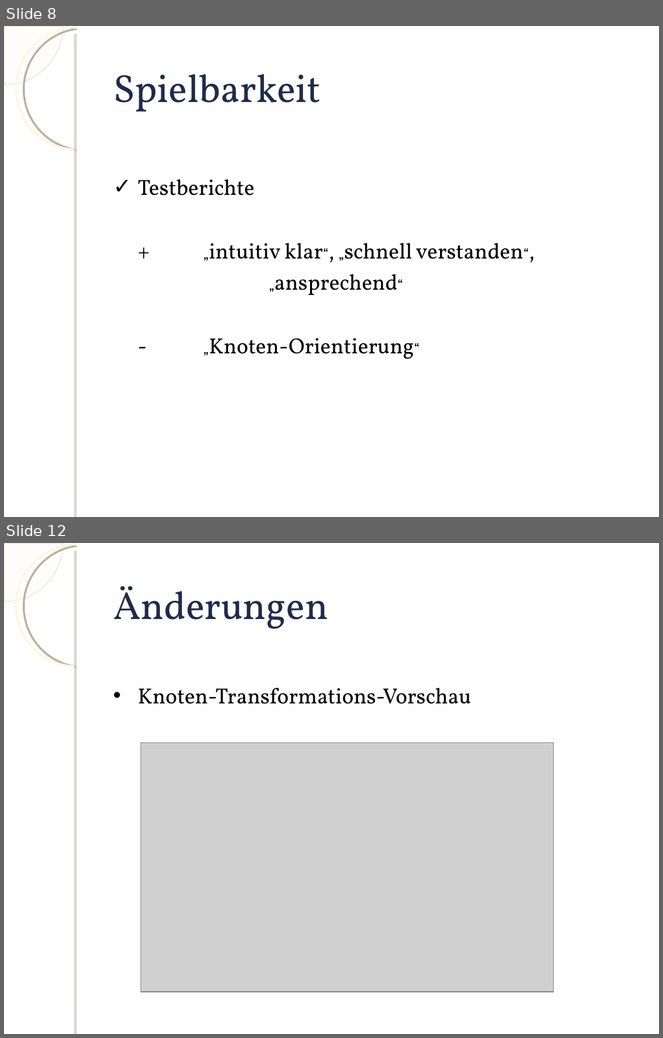
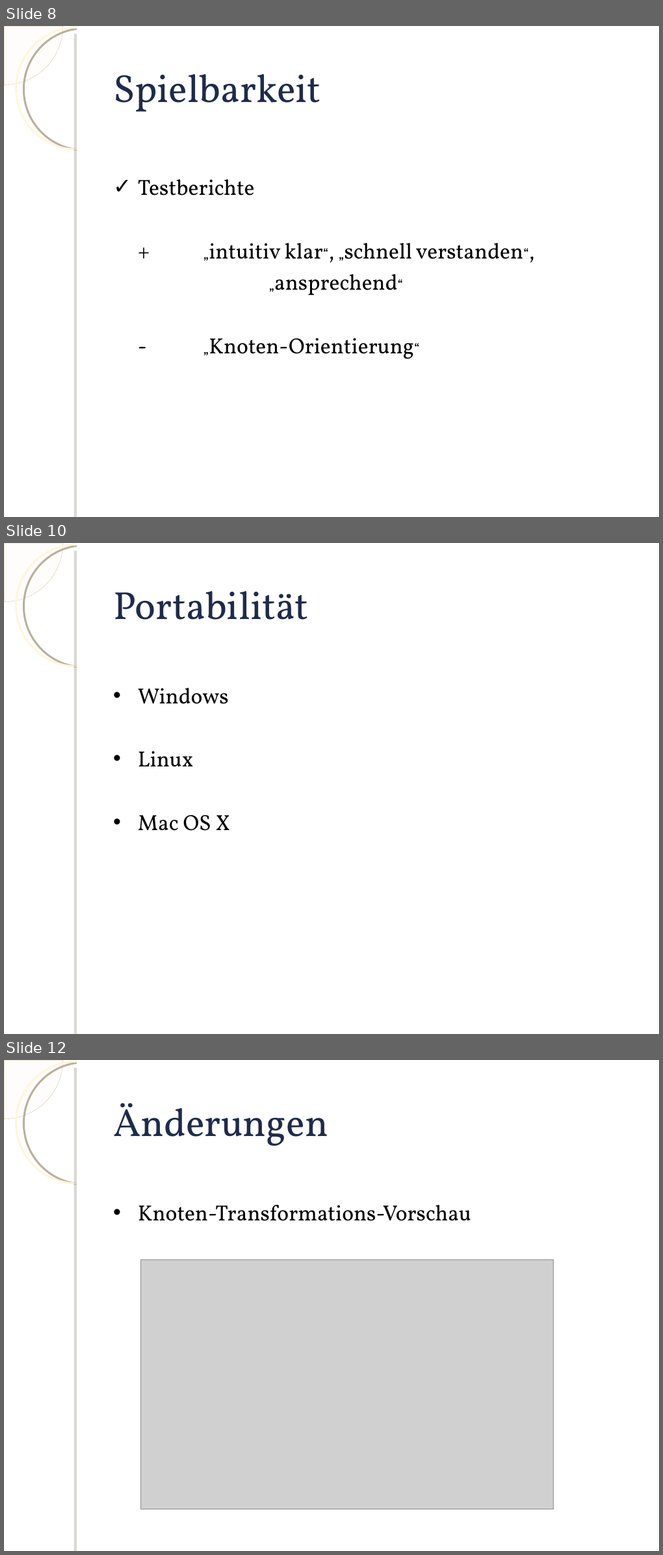
Before and after one commit to knot3/knot3-qualitaetssicherung, a slide deck: Praesentation/Praesentation.odp. Shown one above the other, each under a label of ours: slides 8 and 12 before the commit, slides 8, 10 and 12 after it; the slides between them are not shown. The pictures are 663x1038 and 663x1555 pixels, drawn with LibreOffice and Linux fonts; fonts in the diff are those of the drawing; grey boxes stand for pictures; background and template pictures are left out. Boxes give left, top, right and bottom in pixels: in the first picture for what was removed or moved away, otherwise in the second. Text is boxed around its words. In the diff, an @@ line names an element or a change of style, - is before the commit and + after.

```diff
--- a/Praesentation/Praesentation.odp
+++ b/Praesentation/Praesentation.odp
@@ slide 10 added at (4, 543, 659, 1034), background picture (left out); not listed: 4 template elements that a slide beside it also shows @@
@@ title added at (113, 591, 308, 620), 43 pt, text #1E2B4B @@
+Portabilität
@@ text added at (138, 688, 230, 831), 24 pt, text #000000 @@
+• Windows
+• Linux
+• Mac OS X
```
Also in this commit, not shown: 2 slides changed, 2 other slides added, 2 slides removed, 1 other file.
